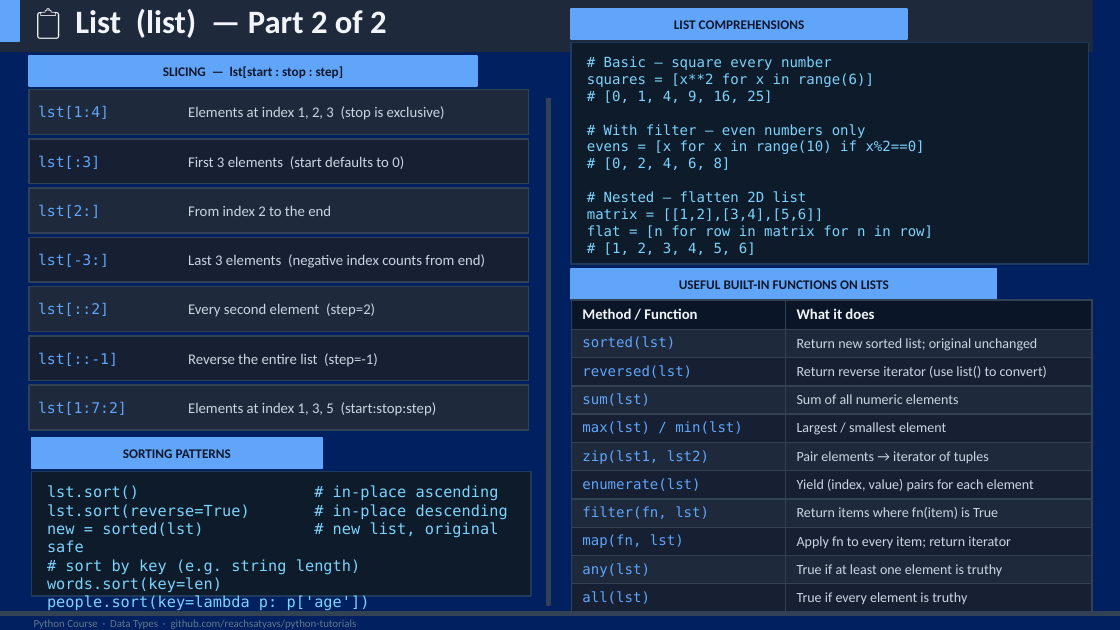
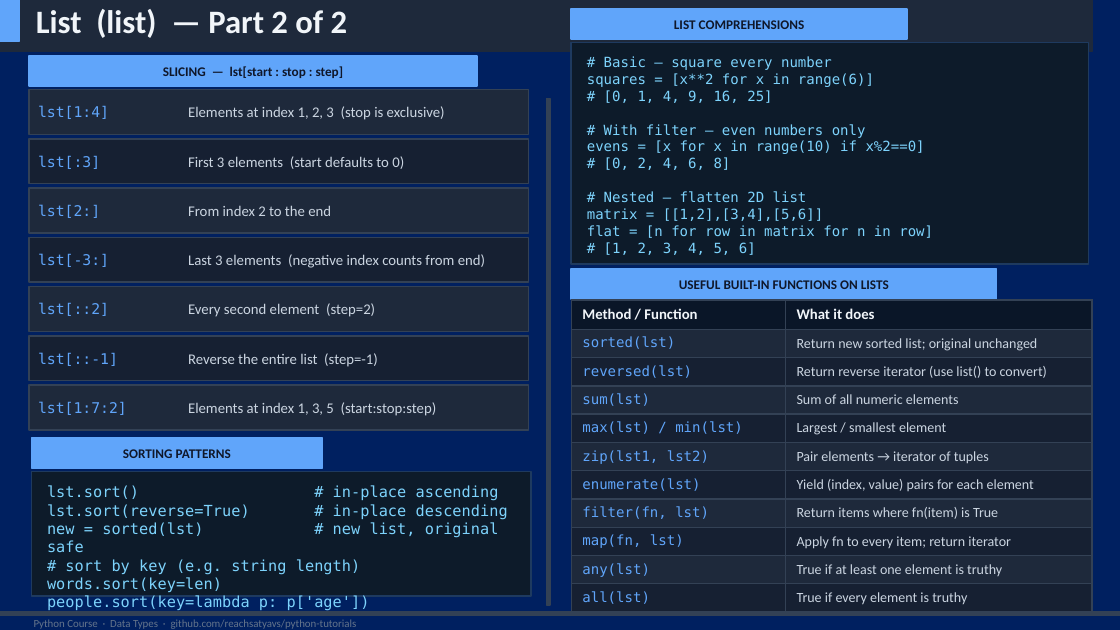
Before and after one commit to reachsatyavs/python-tutorials, a slide deck: slide 13 of dataTypes/PythonVariablesAndDataTypes.pptx. Drawn at 1120x630 pixels with LibreOffice and Linux fonts; fonts in the diff are those of the drawing. Boxes give left, top, right and bottom in pixels: in the first picture for what was removed or moved away, otherwise in the second. Text is boxed around its words. In the diff, an @@ line names an element or a change of style, - is before the commit and + after.

```diff
--- a/dataTypes/PythonVariablesAndDataTypes.pptx
+++ b/dataTypes/PythonVariablesAndDataTypes.pptx
@@ text at [36, 9, 348, 38]: text changed @@
-📋 List (list) — Part 2 of 2
+List (list) — Part 2 of 2
```
Also in this commit, not shown: 10 other slides changed, 2 slides added, 1 other file.
